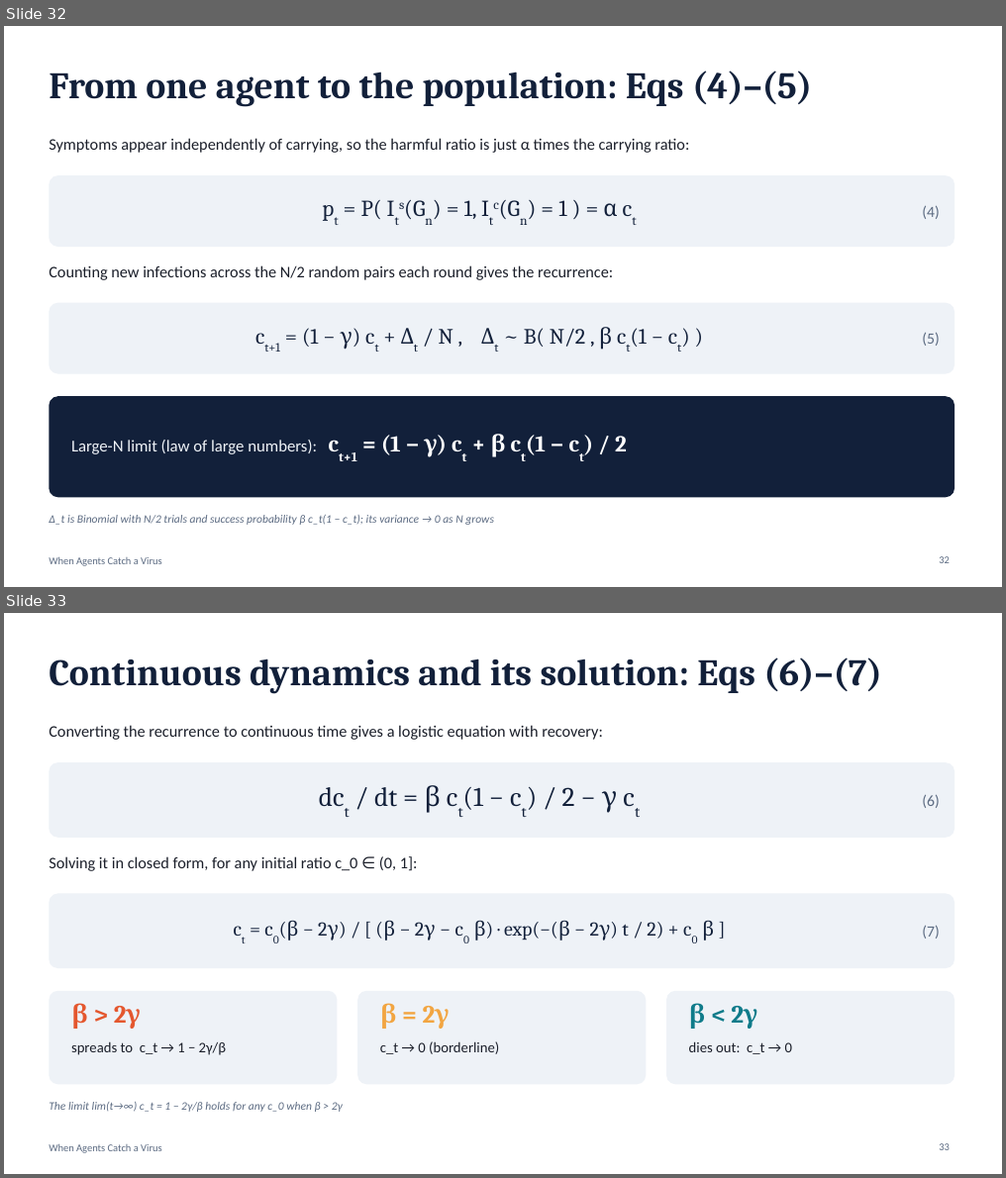
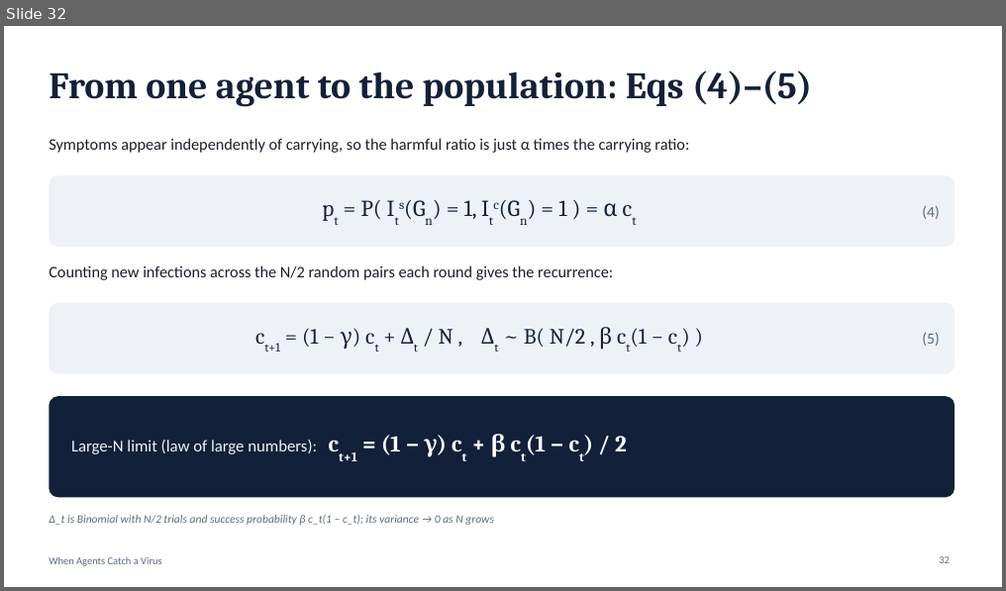
Before and after one commit to krishkarnan/2023-Data-Driven-Innovation-Application-Competition, a slide deck: lecture/When_Agents_Catch_a_Virus.pptx. Shown one above the other, each under a label of ours: slides 32 and 33 before the commit, slide 32 after it. The pictures are 1006x1178 and 1006x591 pixels, drawn with LibreOffice and Linux fonts; fonts in the diff are those of the drawing. Boxes give left, top, right and bottom in pixels: in the first picture for what was removed or moved away, otherwise in the second. Text is boxed around its words. In the diff, an @@ line names an element or a change of style, - is before the commit and + after.

```diff
--- a/lecture/When_Agents_Catch_a_Virus.pptx
+++ b/lecture/When_Agents_Catch_a_Virus.pptx
@@ slide 33 removed at [4, 613, 1002, 1174], background #FFFFFF; not listed: 1 template element that a slide beside it also shows @@
@@ title removed at [49, 658, 882, 694] @@
-Continuous dynamics and its solution: Eqs (6)–(7)
@@ text removed at [49, 725, 603, 740] @@
-Converting the recurrence to continuous time gives a logistic equation with recovery:
@@ rounded rectangle removed at [49, 762, 954, 838] @@
@@ text removed at [374, 785, 618, 813] @@
-dct / dt = β ct(1 − ct) / 2 − γ ct
@@ text removed at [922, 795, 939, 808] @@
-(6)
@@ text removed at [49, 857, 418, 871] @@
-Solving it in closed form, for any initial ratio c_0 ∈ (0, 1]:
@@ rounded rectangle removed at [49, 894, 954, 968] @@
@@ text removed at [286, 920, 714, 941] @@
-ct = c0(β − 2γ) / [ (β − 2γ − c0 β) · exp(−(β − 2γ) t / 2) + c0 β ]
@@ text removed at [922, 926, 939, 939] @@
-(7)
@@ rounded rectangle removed at [49, 991, 338, 1084] @@
@@ rounded rectangle removed at [357, 991, 646, 1084] @@
@@ rounded rectangle removed at [666, 991, 954, 1084] @@
@@ text removed at [71, 1003, 88, 1029] @@
-β > 2γ
@@ text removed at [380, 1003, 397, 1029] @@
-β = 2γ
@@ text removed at [689, 1003, 706, 1029] @@
-β < 2γ
@@ text removed at [71, 1043, 227, 1056] @@
-spreads to c_t → 1 − 2γ/β
@@ text removed at [380, 1042, 499, 1055] @@
-c_t → 0 (borderline)
@@ text removed at [689, 1042, 792, 1055] @@
-dies out: c_t → 0
@@ text removed at [49, 1102, 343, 1112] @@
-The limit lim(t→∞) c_t = 1 − 2γ/β holds for any c_0 when β > 2γ
@@ page number removed at [939, 1144, 949, 1151] @@
-33
```
Also in this commit, not shown: 6 slides changed, 2 slides added.
